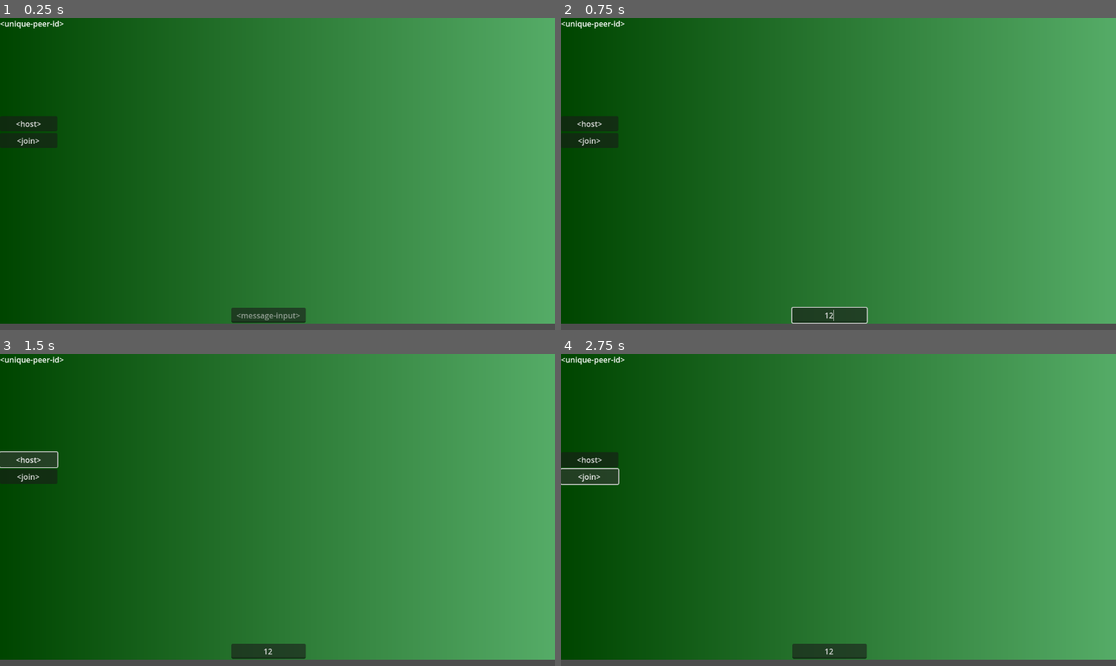
Above: before the commit, frames 1-4 (two rows, left to right).
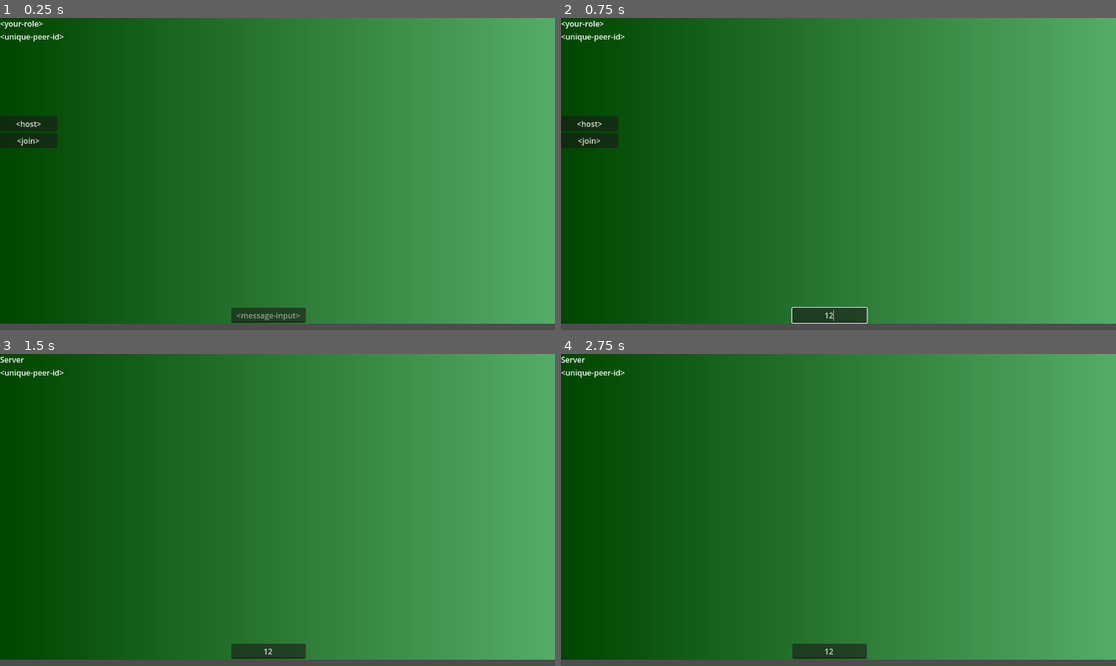
Above: after the commit, the same moments.

Repository: Boyquotes/team-wiitanks-godot-4-networking
Game: Godot game, scene res://scenes/game.tscn
The game is run twice, just before and just after one commit, with the same random seed, the same clock (stepped at 60 frames per second) and the same inputs.
Inputs (mouse positions are in pixels of both pictures, inside the frame that each line leads up to):
- Up to frame 1 (0.25 s): no input
- Up to frame 2 (0.75 s): click (827, 314) at 0.52 s; type "12" at 0.6 s
- Up to frame 3 (1.5 s): click "<host>" at 1.25 s
- Up to frame 4 (2.75 s): click (588, 475) at 2 s, where only the run before the commit has a clickable "<join>"

The runs differ from the first frame. In frame 1, 0.2% of the frame differs, in the area x 0-12%, y 0-8%; in frame 2, 0.2%; in frame 3, 1.3%; in frame 4, 1.3%, in the area x 0-12%, y 0-43%.

Commit message:
basic envent handlers

Diff:
--- a/scenes/game.tscn
+++ b/scenes/game.tscn
@@ -19,6 +19,10 @@
 [node name="container-network-info" type="VBoxContainer" parent="."]
 offset_right = 174.0
 offset_bottom = 243.0
+
+[node name="network-role" type="Label" parent="container-network-info"]
+layout_mode = 2
+text = "<your-role>"
 
 [node name="label-peer-id" type="Label" parent="container-network-info"]
 layout_mode = 2
@@ -52,3 +56,7 @@
 placeholder_text = "<message-input>"
 alignment = 1
 expand_to_text_length = true
+
+[connection signal="pressed" from="container-menu/button-host" to="." method="_on_buttonhost_pressed"]
+[connection signal="pressed" from="container-menu/button-join" to="." method="_on_buttonjoin_pressed"]
+[connection signal="text_submitted" from="message-input" to="." method="_on_messageinput_text_submitted"]
--- a/scripts/main.gd
+++ b/scripts/main.gd
@@ -7,3 +7,17 @@
 # port number isn't too important unless reserved (past first 1024 is safe)
 const PORT = 9999
 const ADDRESS = "localhost"
+
+
+func _on_buttonhost_pressed():
+	get_node("container-network-info/network-role").text = "Server"
+	get_node("container-menu").visible = false
+
+
+func _on_buttonjoin_pressed():
+	get_node("container-network-info/network-role").text = "Client"
+	get_node("container-menu").visible = false
+
+
+func _on_messageinput_text_submitted(new_text):
+	pass # Replace with function body.
